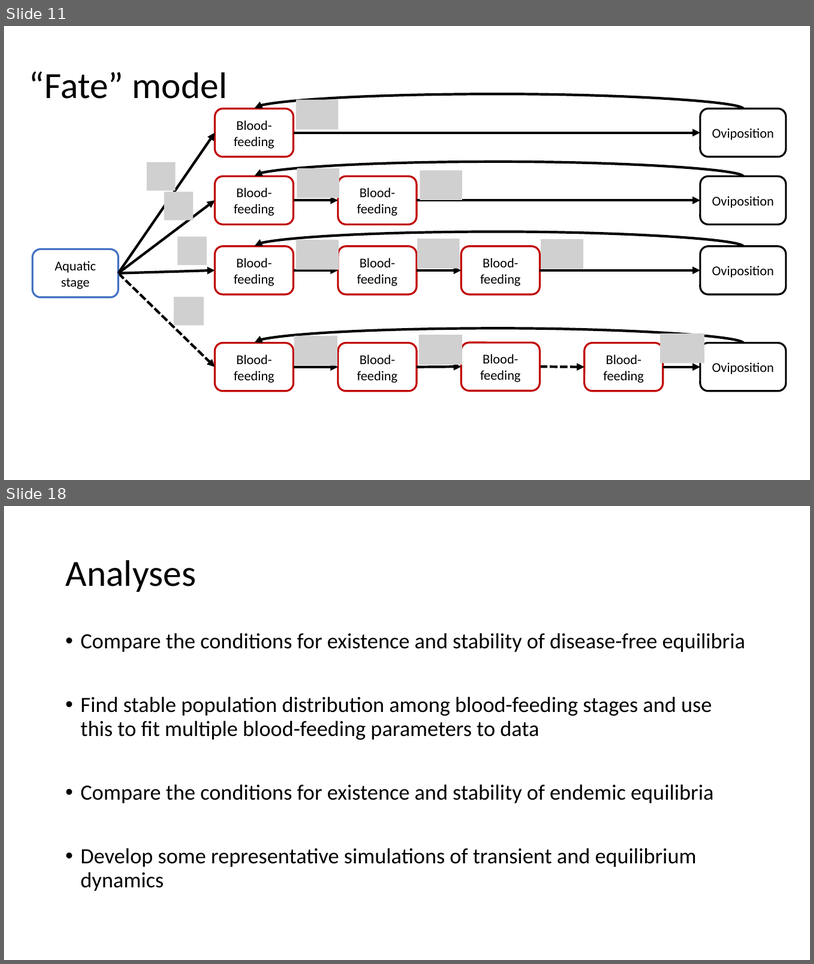
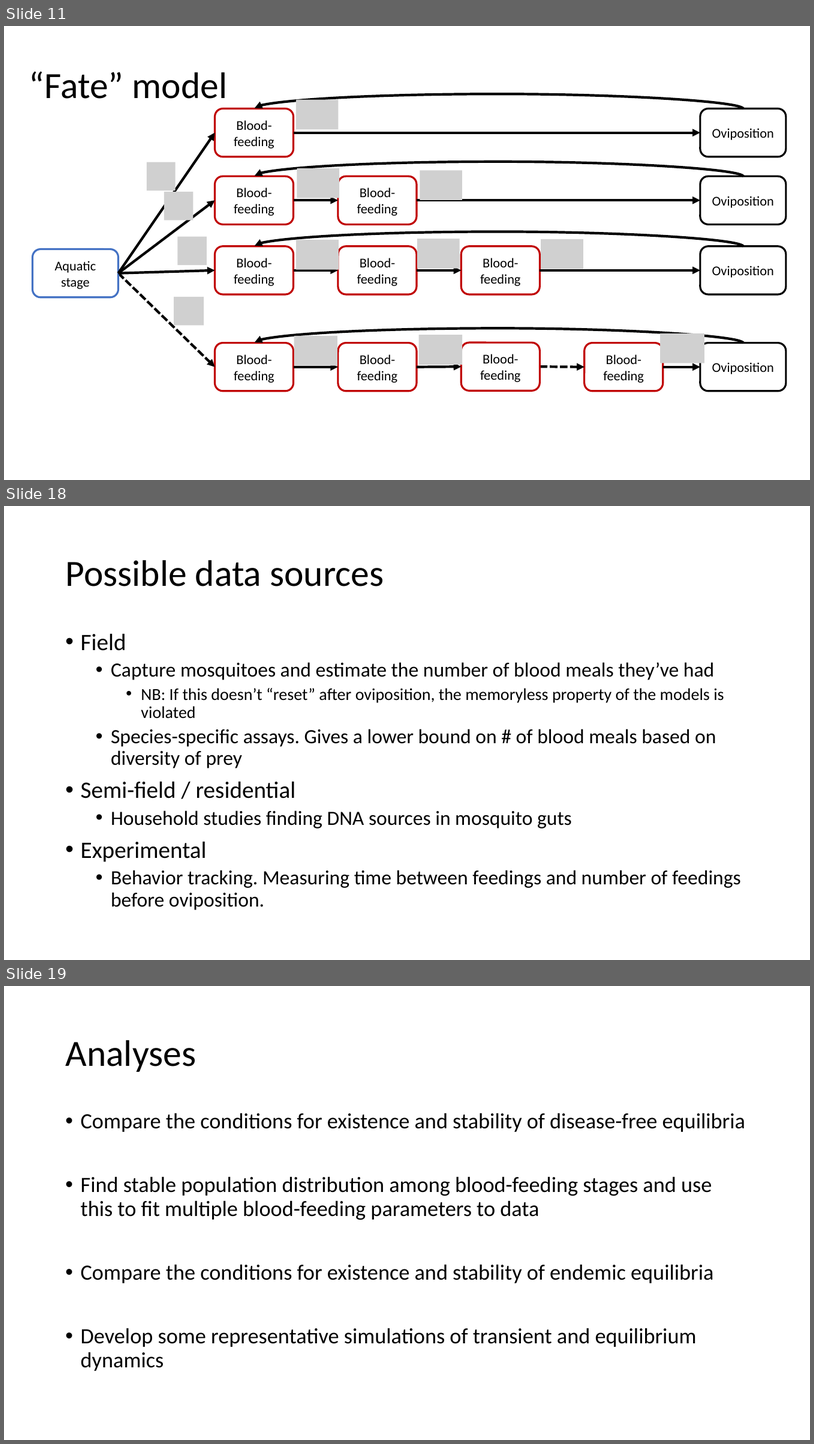
Before and after one commit to kydahl/MBF_models, a slide deck: presentations/Multiple blood feeding case studies.pptx. Shown one above the other, each under a label of ours: slides 11 and 18 before the commit, slides 11, 18 and 19 after it; the slides between them are not shown. The pictures are 814x964 and 814x1444 pixels, drawn with LibreOffice and Linux fonts; fonts in the diff are those of the drawing; grey boxes stand for pictures. Boxes give left, top, right and bottom in pixels: in the first picture for what was removed or moved away, otherwise in the second. Text is boxed around its words. In the diff, an @@ line names an element or a change of style, - is before the commit and + after.

```diff
--- a/presentations/Multiple blood feeding case studies.pptx
+++ b/presentations/Multiple blood feeding case studies.pptx
@@ slide 18 added at box(4, 506, 810, 960), background #FFFFFF @@
@@ title added at box(65, 560, 384, 586), 44 pt, text #000000 @@
+Possible data sources
@@ text added at box(81, 633, 741, 910), 24 pt, text #000000 @@
+• Field
+  • Capture mosquitoes and estimate the number of blood meals they’ve had
+    • NB: If this doesn’t “reset” after oviposition, the memoryless property of the models is violated
+  • Species-specific assays. Gives a lower bound on # of blood meals based on diversity of prey
+• Semi-field / residential
+  • Household studies finding DNA sources in mosquito guts
+• Experimental
+  • Behavior tracking. Measuring time between feedings and number of feedings before oviposition.
@@ what was slide 18 is now slide 19 @@
```
Also in this commit, not shown: 6 slides changed, 2 other slides added, 1 slide removed, 2 other files.
